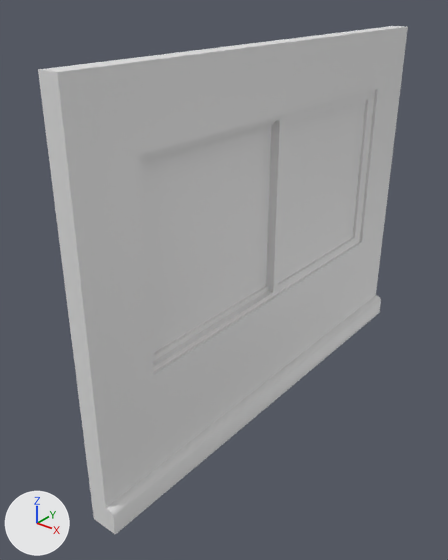
Renders of the FBX model Assets/Models/Wall_Window.fbx from each side of a commit.
One viewpoint serves both versions: a 50 mm lens placed at (2.7, -1.92, 3.4), pointed at (-0.13, 1.62, 1.2). The axes (+X, +Y, +Z) are drawn at lower left. The lights are the same throughout. The picture after the commit comes second. Where no turn or scale is listed for an object, it has been applied to the vertices.

In view in the first picture: 'Rodapie_Window', 'Wall_Window', 'Window_Base_Frame_01', 'Window_Frame_01', 'Window_Glass_01', 'Window_Glass_01.1', 'Window_frame_01.1'.
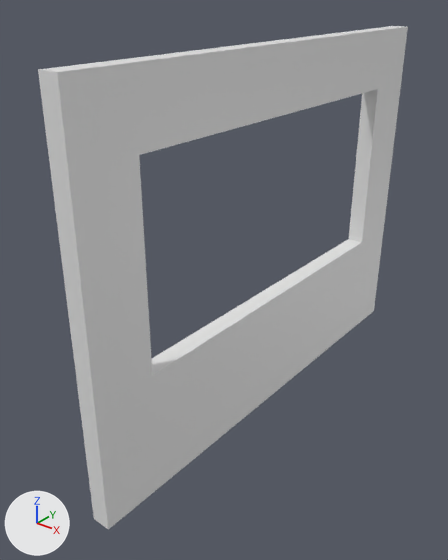
Changed parts and their boxes (x1, y1, x2, y2) in the pictures (448 x 560 px):
'Window_Glass_01.1', deleted
    before: (143, 126, 271, 353)
'Window_Glass_01', deleted
    before: (278, 100, 366, 283)
'Rodapie_Window', deleted
    before: (106, 295, 381, 534)
'Window_Frame_01', deleted
    before: (268, 94, 373, 292)
'Window_Base_Frame_01', deleted
    before: (139, 90, 375, 372)
'Window_frame_01.1', deleted
    before: (141, 122, 274, 361)

The change, as a diff of the scene's bpy script:
```diff
--- a/Assets/Models/Wall_Window.fbx.py
+++ b/Assets/Models/Wall_Window.fbx.py
@@ ob_window_glass_01 @@
-ob_window_glass_01 = bpy.data.objects.new('Window_Glass_01', me_cube_015)
-ob_window_glass_01.location = (0.125, 2.708, 1.75)
@@ ob_window_glass_01_1 @@
-ob_window_glass_01_1 = bpy.data.objects.new('Window_Glass_01.1', me_cube_016)
-ob_window_glass_01_1.location = (0.025, 1.269, 1.75)
@@ ob_rodapie_window @@
-ob_rodapie_window = bpy.data.objects.new('Rodapie_Window', me_cube_022)
-ob_rodapie_window.location = (0.0, 0.0, 0.0)
@@ ob_window_frame_01 @@
-ob_window_frame_01 = bpy.data.objects.new('Window_Frame_01', me_cube_014)
-ob_window_frame_01.location = (0.125, 2.708, 1.75)
@@ ob_window_base_frame_01 @@
-ob_window_base_frame_01 = bpy.data.objects.new('Window_Base_Frame_01', me_cube_008)
-ob_window_base_frame_01.location = (0.075, 2.0, 1.75)
@@ ob_window_frame_01_1 @@
-ob_window_frame_01_1 = bpy.data.objects.new('Window_frame_01.1', me_cube_011)
-ob_window_frame_01_1.location = (0.025, 1.269, 1.75)
```
